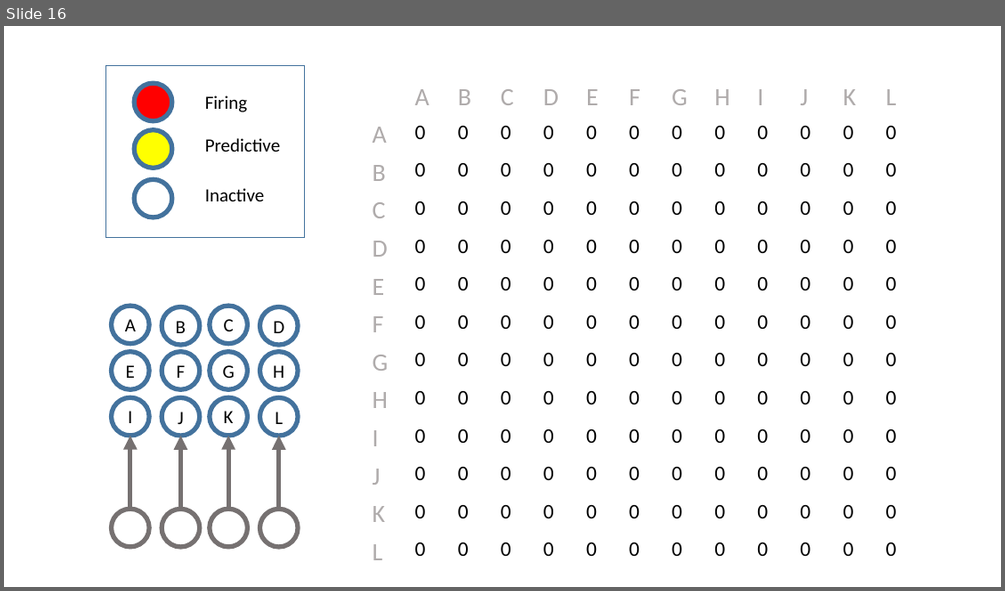
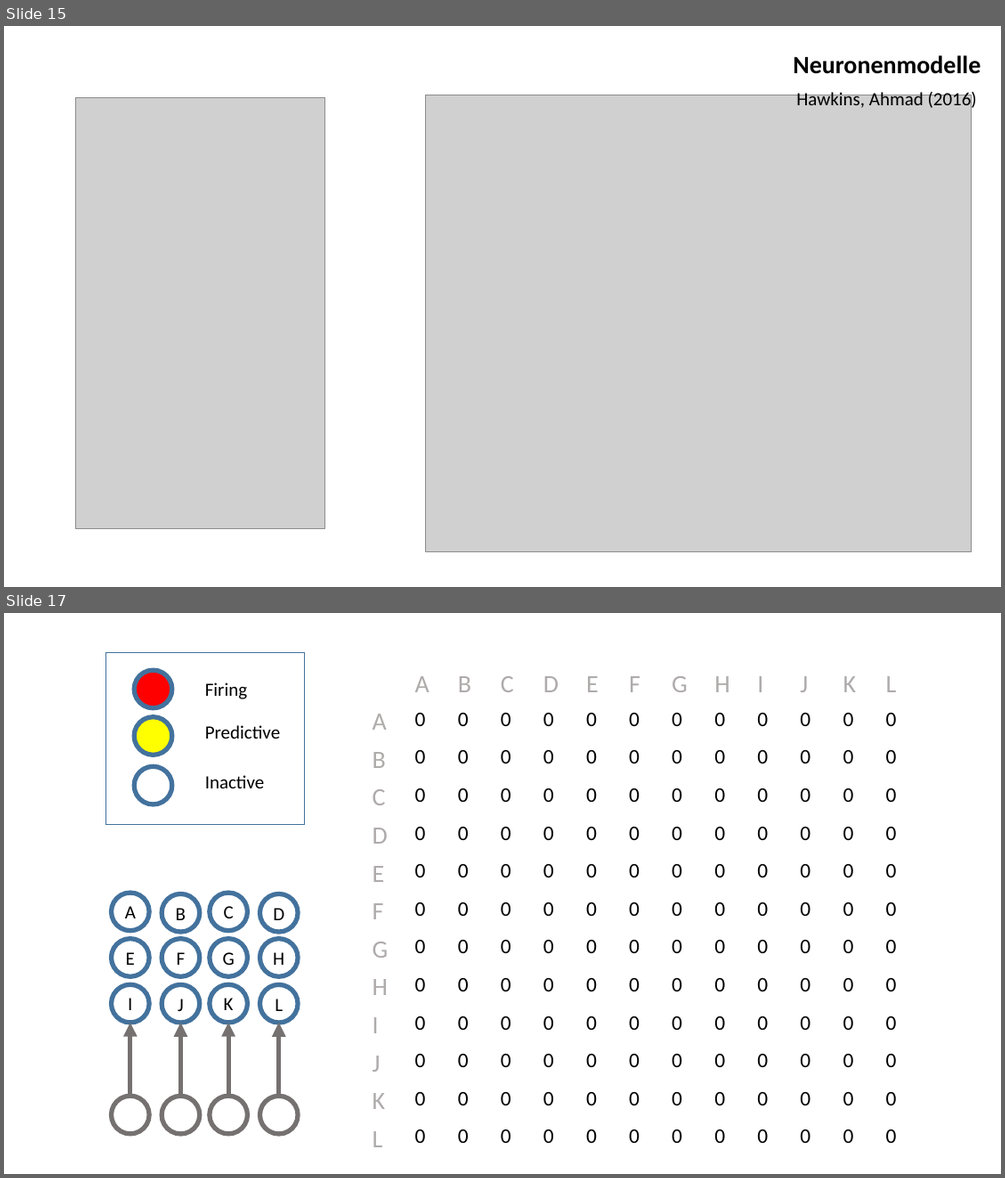
Before and after one commit to danck/hsem, a slide deck: Vortrag/hsem.pptx. Shown one above the other, each under a label of ours: slide 16 before the commit, slides 15 and 17 after it; the slides between them are not shown. The pictures are 1005x591 and 1005x1178 pixels, drawn with LibreOffice and Linux fonts; fonts in the diff are those of the drawing; grey boxes stand for pictures. Boxes give left, top, right and bottom in pixels: in the first picture for what was removed or moved away, otherwise in the second. Text is boxed around its words. In the diff, an @@ line names an element or a change of style, - is before the commit and + after.

```diff
--- a/Vortrag/hsem.pptx
+++ b/Vortrag/hsem.pptx
@@ slide 15 added at <box>4,26,1001,587</box>, background #FFFFFF @@
@@ text added at <box>793,55,980,74</box>, 24 pt, text #000000, bold @@
+Neuronenmodelle
@@ picture added at <box>76,98,324,529</box> @@
@@ picture added at <box>426,95,971,552</box> @@
@@ text added at <box>796,89,977,111</box>, 18 pt, text #000000 @@
+Hawkins, Ahmad (2016)
@@ what was slide 16 is now slide 17 @@
```
Also in this commit, not shown: 7 slides changed, 17 other slides added, 5 slides removed.
